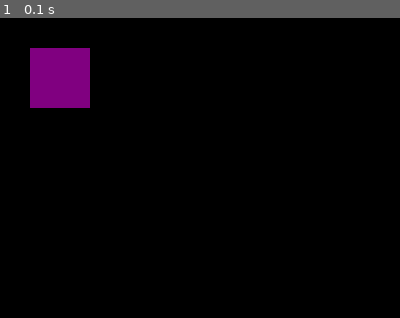
Above: before the commit, frame 1.
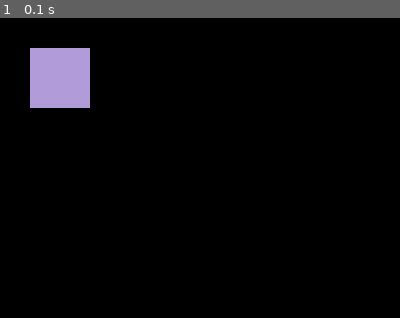
Above: after the commit, the same moment.

Repository: mahikothadia-coding/Python
Game: pygame game, started from pygamerectangle.py
The game is run twice, just before and just after one commit, with the same random seed, the same clock (stepped at 60 frames per second) and the same inputs.
Inputs:
- Up to frame 1 (0.1 s): no input

The runs differ from the first frame. In frame 1, 3.0% of the frame differs, in the area x 7-23%, y 10-30%.

Commit message:
pygame circles

Diff:
--- a/hw111/hw111.py
+++ b/hw111/hw111.py
@@ -48,7 +48,7 @@
 heading_text = heading_font.render(
     "Wildlife Spotlight: Tiger",
     True,
-    pygame.Color("black")
+    pygame.Color(2,79,210)
 )
 
 # Position the heading
@@ -60,12 +60,12 @@
 fact_text = fact_font.render(
     "Tigers are powerful wild cats.",
     True,
-    pygame.Color("black")
+    pygame.Color(220,17,13)
 )
 
 # Position the fact text
 fact_rect = fact_text.get_rect(
-    center=(SCREEN_WIDTH // 2, 420)
+    center=(SCREEN_WIDTH // 3, 420)
 )
 
 
--- /dev/null
+++ b/pygame circles.py
@@ -0,0 +1,46 @@
+"""Activity 2: Hollow and Solid Ball
+WHAT YOU WILL BUILD
+You build a Pygame window with two green circles, one solid and one hollow, on a white background.
+HOW IT WORKS
+• Step 1: Import pygame and call pygame.init() to start it up.
+• Step 2: Create a 400x400 display window using pygame.display.set_mode() and store it in window.
+• Step 3: Fill the window with white using window.fill((255, 255, 255)).
+• Step 4: Store the color green in a variable named GREEN.
+• Step 5: Draw a solid circle with pygame.draw.circle(window, GREEN, (300, 300), 50).
+• Step 6: Draw a hollow circle with pygame.draw.circle(window, GREEN, (100, 100), 50, 3), using width 3 for the outline.
+• Step 7: Call pygame.display.update() to show both circles, then run an event loop that quits when the window closes.
+"""
+
+# • Step 1: Import pygame and call pygame.init() to start it up.
+import pygame
+pygame.init()
+# • Step 2: Create a 400x400 display window using pygame.display.set_mode() and store it in window.
+window = pygame.display.set_mode((400,400))
+# • Step 3: Fill the window with white using window.fill((255, 255, 255)).
+window.fill((255,255,255))
+# • Step 4: Store the color purple in a variable named Purple.
+purple = (120, 95, 196)
+# • Step 5: Draw a solid circle with pygame.draw.circle(window, GREEN, (300, 300), 50).
+solid_circle = pygame.draw.circle(window, purple,(300,300),50)
+
+# • Step 6: Draw a hollow circle with pygame.draw.circle(window, GREEN, (100, 100), 50, 3), using width 3 for the outline.
+hollow_circle = pygame.draw.circle(window, purple, (100,100), 50, 3)
+
+# • Step 7: Call pygame.display.update() to show both circles, then run an event loop that quits when the window closes.
+pygame.display.update()
+
+def game_loop() :
+    running = True
+
+    while running:
+        for event in pygame.event.get():
+            if event.type == pygame.QUIT:
+                running = False
+        # solid_circle
+        # hollow_circle
+        # show_circles
+
+    # pygame.quit()
+
+if __name__ == "__main__":
+    game_loop()
--- a/pygamerectangle.py
+++ b/pygamerectangle.py
@@ -22,5 +22,5 @@
     for event in pygame.event.get():
         if event.type  ==pygame.QUIT:
             done = True
-    pygame.draw.rect(screen,(128,0,128),pygame.Rect(30,30,60,60))
+    pygame.draw.rect(screen,(177, 156, 217),pygame.Rect(30,30,60,60))
     pygame.display.flip()
Binary file added: tiger.png
